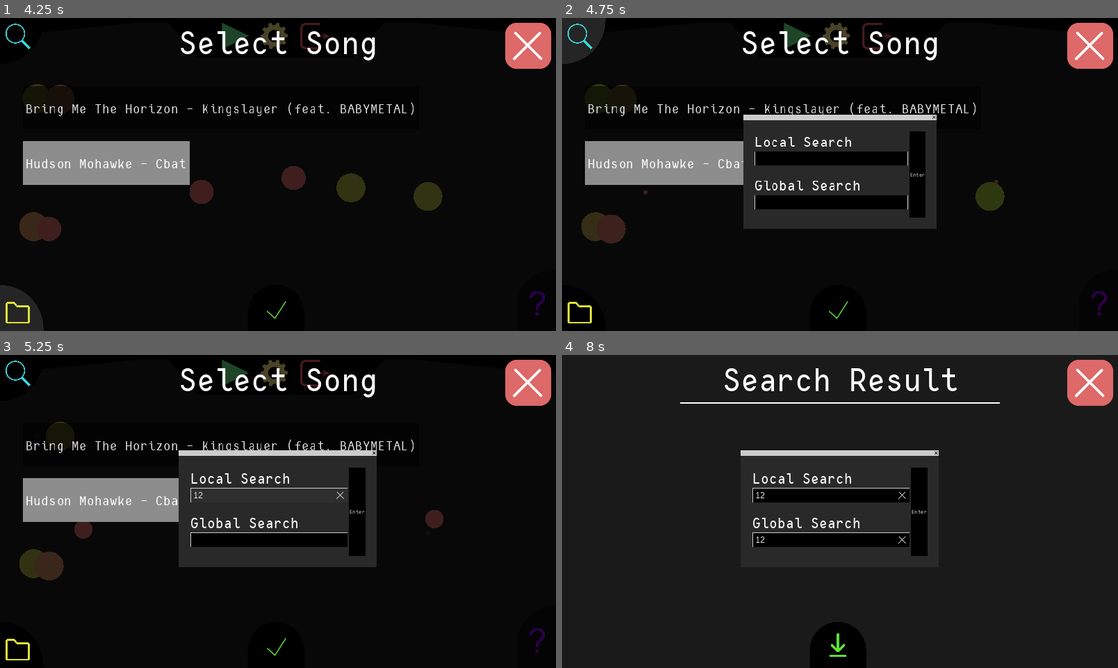
Above: before the commit, frames 1-4 (two rows, left to right).
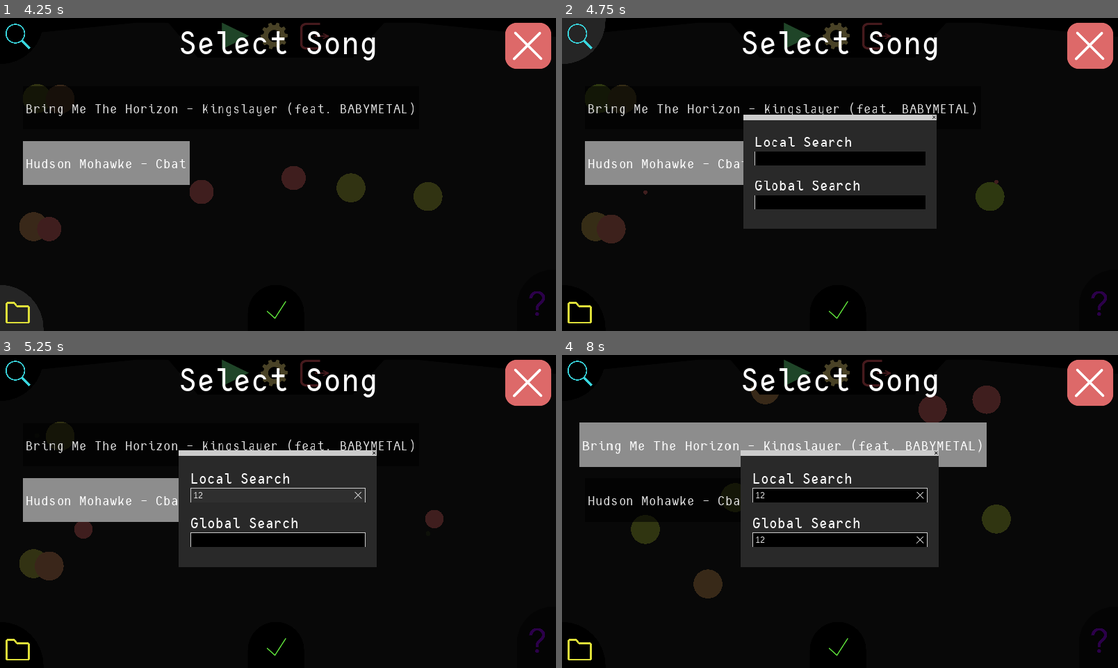
Above: after the commit, the same moments.

Repository: velzevelt/popcircle
Game: Godot game, scene res://scenes/main_menu/main_menu.tscn
Same seed, same stepped clock (60 frames per second), same inputs: the game is played once before the commit and once after it. Sound files missing from this copy of the repository are replaced by a short silence.
Inputs (mouse positions are in pixels of both pictures, inside the frame that each line leads up to):
- Up to frame 1 (4.25 s): click (233, 36) at 0.5 s; click (233, 36) at 1.27 s; click "Bring Me The Horizon - Kingsl…" at 2 s; click "Hudson Mohawke - Cbat" at 2.75 s; click (16, 309) at 3.5 s
- Up to frame 2 (4.75 s): click (578, 39) at 4.25 s
- Up to frame 3 (5.25 s): click (266, 495) at 5.02 s; type "12" at 5.1 s
- Up to frame 4 (8 s): click (828, 539) at 5.25 s; type "12" at 5.33 s; click (917, 511) at 5.75 s, where only the run before the commit has a clickable "Enter"; click (917, 511) at 6.5 s, where only the run before the commit has a clickable "Enter"; click (784, 445) at 7.25 s, where only the run after the commit has a clickable "Bring Me The Horizon - Kingsl…"

Frame 1 is identical in both runs. In frame 2, 0.6% of the frame differs, in the area x 62-66%, y 36-64%; in frame 3, 0.7%; in frame 4, 19%, in the area x 0-100%, y 0-100%.
Error in both runs: Assertion failed: Cant find res://private/youtube_api_key.txt (res://scenes/search_http/youtube/search_youtube.gd:43)

Commit message:
fix text enter

Diff:
--- a/scenes/main_menu/main_menu.tscn
+++ b/scenes/main_menu/main_menu.tscn
@@ -186,8 +186,7 @@
 [editable path="AboutL/AboutControl"]
 [editable path="SelectSongL/SelectSongMenu"]
 [editable path="SelectSongL/SelectSongMenu/SearchPopup"]
-[editable path="SelectSongL/SelectSongMenu/SearchPopup/MarginContainer/VBoxContainer/LocalSearch"]
-[editable path="SelectSongL/SelectSongMenu/SearchPopup/MarginContainer/VBoxContainer/GlobalSearch"]
+[editable path="SelectSongL/SelectSongMenu/SearchPopup/MarginContainer/VBoxContainer/HBoxContainer/VBoxContainer/GlobalSearch"]
 [editable path="SelectSongL/SelectSongMenu/GlobalSearchResult"]
 [editable path="SelectSongL/SelectSongMenu/GlobalSearchResult/ConfirmExit"]
 [editable path="SettingsL/Settings"]
--- a/scenes/select_song_menu/hide_on_desktop.gd
+++ b/scenes/select_song_menu/hide_on_desktop.gd
@@ -1,5 +1,5 @@
 extends Node
 
-#func _ready():
-#	if not OS.has_virtual_keyboard():
-#		get_parent().hide()
+func _ready():
+	if not OS.has_virtual_keyboard():
+		get_parent().hide()
--- a/scenes/select_song_menu/search_form.gd
+++ b/scenes/select_song_menu/search_form.gd
@@ -1,13 +1,20 @@
 extends VBoxContainer
 
 signal text_entered(new_text)
+signal text_changed(new_text)
 
 onready var line_edit = $LineEdit
+onready var root = owner
 
 func _on_LineEdit_text_entered(new_text):
 	emit_signal("text_entered", line_edit.text)
+	owner.hide()
 
 
 func _on_Submit_pressed():
 	if line_edit.text != "":
 		_on_LineEdit_text_entered(line_edit.text)
+
+
+func _on_LineEdit_text_changed(new_text):
+	emit_signal("text_changed", new_text)
--- a/scenes/select_song_menu/search_form.tscn
+++ b/scenes/select_song_menu/search_form.tscn
@@ -53,4 +53,5 @@
 custom_styles/normal = SubResource( 3 )
 clear_button_enabled = true
 
+[connection signal="text_changed" from="LineEdit" to="." method="_on_LineEdit_text_changed"]
 [connection signal="text_entered" from="LineEdit" to="." method="_on_LineEdit_text_entered"]
--- a/scenes/select_song_menu/select_song_menu.tscn
+++ b/scenes/select_song_menu/select_song_menu.tscn
@@ -433,6 +433,7 @@
 [connection signal="double_clicked" from="PanelContainer/VBoxContainer/Content/ScrollContainer/MarginContainer/Songs" to="PlayButton/PlayButton" method="_on_Songs_double_clicked"]
 [connection signal="song_selected" from="PanelContainer/VBoxContainer/Content/ScrollContainer/MarginContainer/Songs" to="PlayButton/PlayButton" method="_on_Songs_song_selected"]
 [connection signal="pressed" from="PlayButton" to="PlayButton/PlayButton" method="_on_PlayButton_pressed"]
+[connection signal="text_changed" from="SearchPopup/MarginContainer/VBoxContainer/HBoxContainer/VBoxContainer/LocalSearch" to="PanelContainer/VBoxContainer/Content/ScrollContainer/MarginContainer/Songs" method="_on_LocalSearch_text_changed"]
 [connection signal="text_entered" from="SearchPopup/MarginContainer/VBoxContainer/HBoxContainer/VBoxContainer/LocalSearch" to="PanelContainer/VBoxContainer/Content/ScrollContainer/MarginContainer/Songs" method="_on_LocalSearch_text_entered"]
 [connection signal="text_entered" from="SearchPopup/MarginContainer/VBoxContainer/HBoxContainer/VBoxContainer/GlobalSearch" to="SearchPopup/SearchYoutube" method="search"]
 [connection signal="search_failed" from="SearchPopup/SearchYoutube" to="GlobalSearchResult/SearchBridge" method="_on_SearchYoutube_search_failed"]
